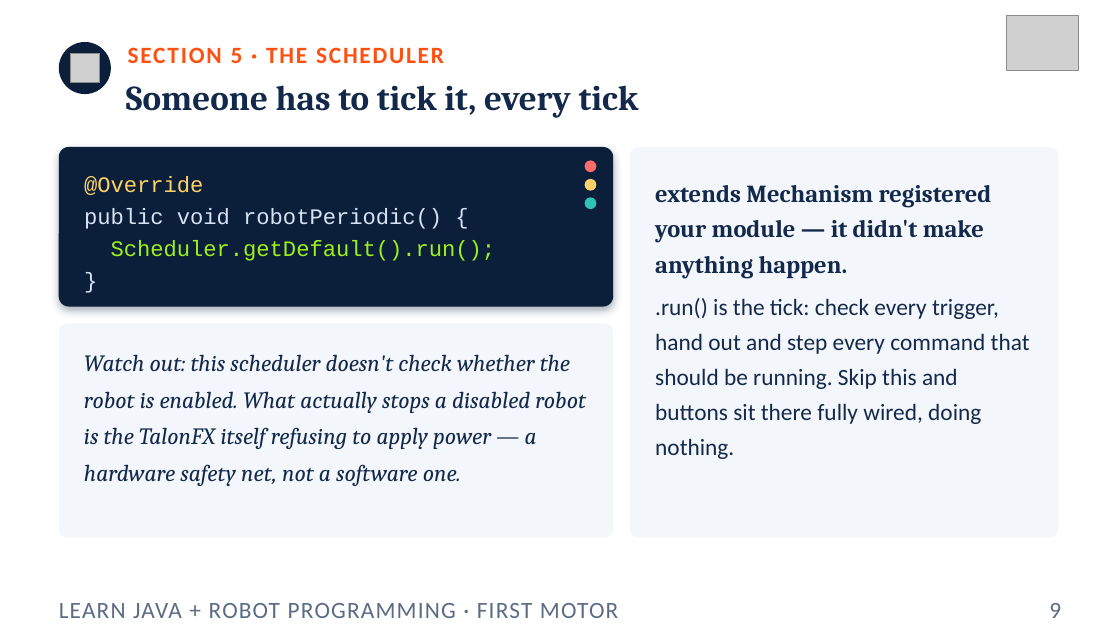
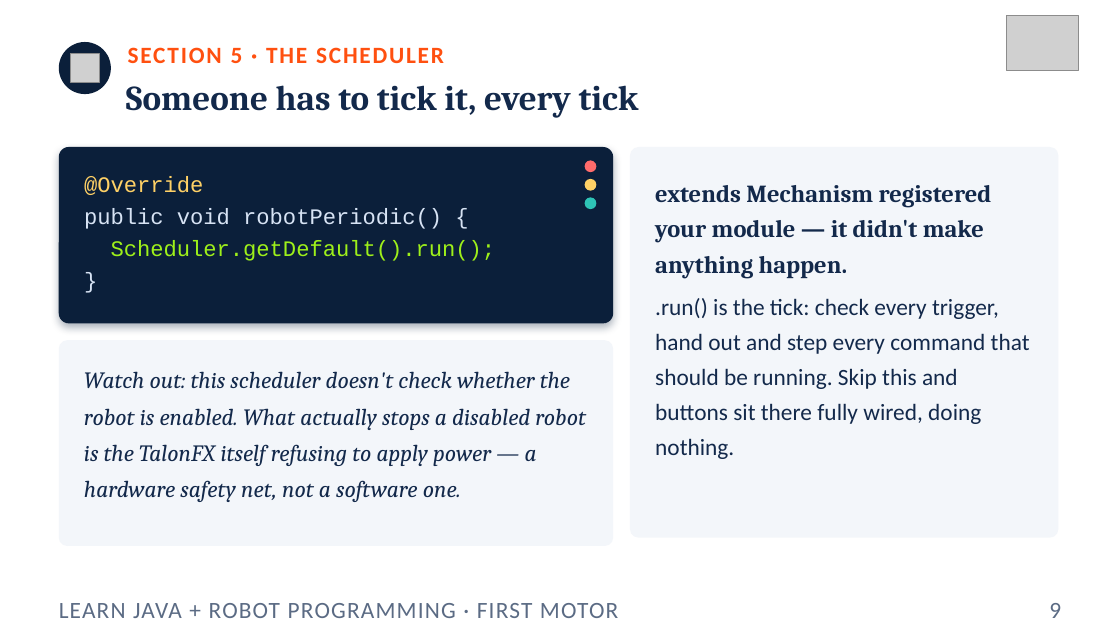
Before and after one commit to FRC5010/BasicRobotLessons, a slide deck: slide 9 of docs/presentations/v3/01-first-motor.pptx. Drawn at 1120x630 pixels with LibreOffice and Linux fonts; fonts in the diff are those of the drawing; grey boxes stand for pictures. Boxes give left, top, right and bottom in pixels: in the first picture for what was removed or moved away, otherwise in the second. Text is boxed around its words. In the diff, an @@ line names an element or a change of style, - is before the commit and + after.

```diff
--- a/docs/presentations/v3/01-first-motor.pptx
+++ b/docs/presentations/v3/01-first-motor.pptx
@@ rounded rectangle: place and size @@
-rounded rectangle at (59, 147, 613, 307)
+rounded rectangle at (59, 147, 613, 323)
@@ rounded rectangle at (59, 147, 613, 323): proportions changed @@
@@ rounded rectangle at (59, 340, 613, 546): proportions changed @@
@@ rounded rectangle: place and size @@
-rounded rectangle at (59, 323, 613, 538)
+rounded rectangle at (59, 340, 613, 546)
@@ text "Watch out: this scheduler doesn't ...": place and size @@
-text "Watch out: this scheduler doesn't ..." at (84, 354, 586, 486)
+text "Watch out: this scheduler doesn't ..." at (84, 371, 586, 502)
```
Also in this commit, not shown: 7 other slides changed, 11 other files.
